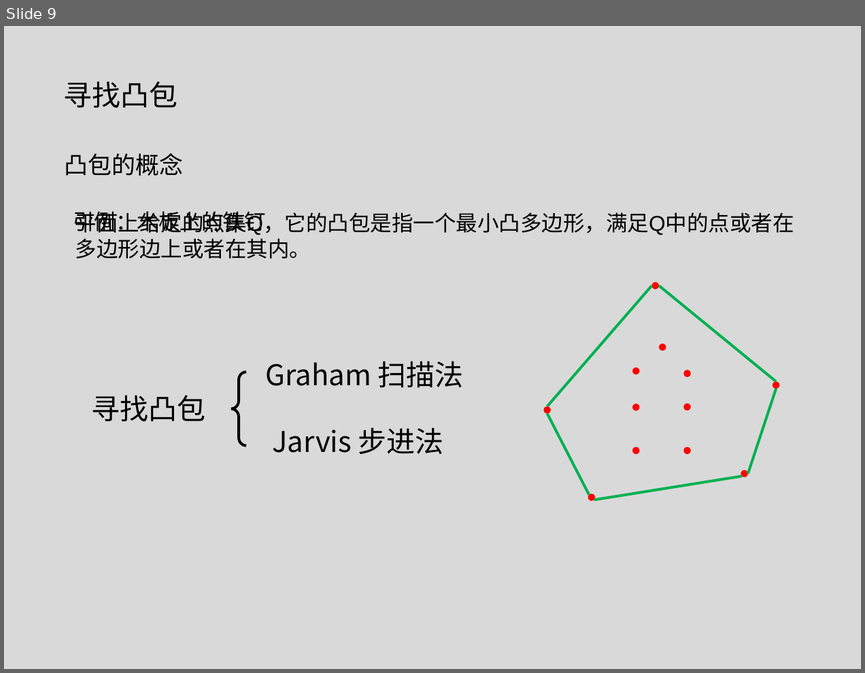
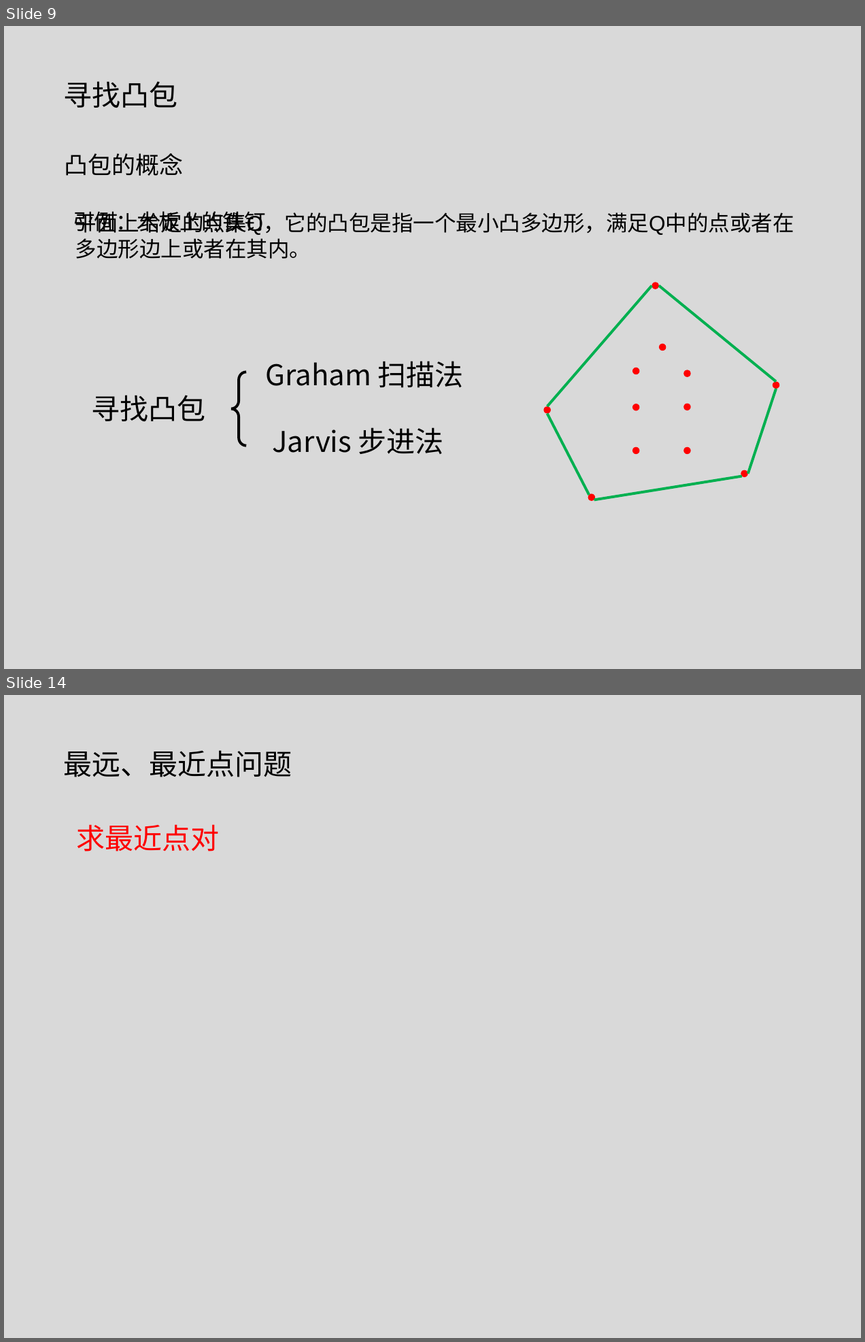
Before and after one commit to tianzhuwei/PPT, a slide deck: 第二讲快排+计算几何.pptx. Shown one above the other, each under a label of ours: slide 9 before the commit, slides 9 and 14 after it; the slides between them are not shown. The pictures are 865x673 and 865x1342 pixels, drawn with LibreOffice and Linux fonts; fonts in the diff are those of the drawing. Boxes give left, top, right and bottom in pixels: in the first picture for what was removed or moved away, otherwise in the second. Text is boxed around its words. In the diff, an @@ line names an element or a change of style, - is before the commit and + after.

```diff
--- a/第二讲快排+计算几何.pptx
+++ b/第二讲快排+计算几何.pptx
@@ slide 14 added at [4, 695, 861, 1338], background #D9D9D9 @@
@@ text added at [63, 750, 292, 777], 24 pt, text #000000 @@
+最远、最近点问题
@@ text added at [77, 824, 220, 851], 24 pt, text #FF0000 @@
+求最近点对
```
Also in this commit, not shown: 1 slide changed, 3 other slides added.
